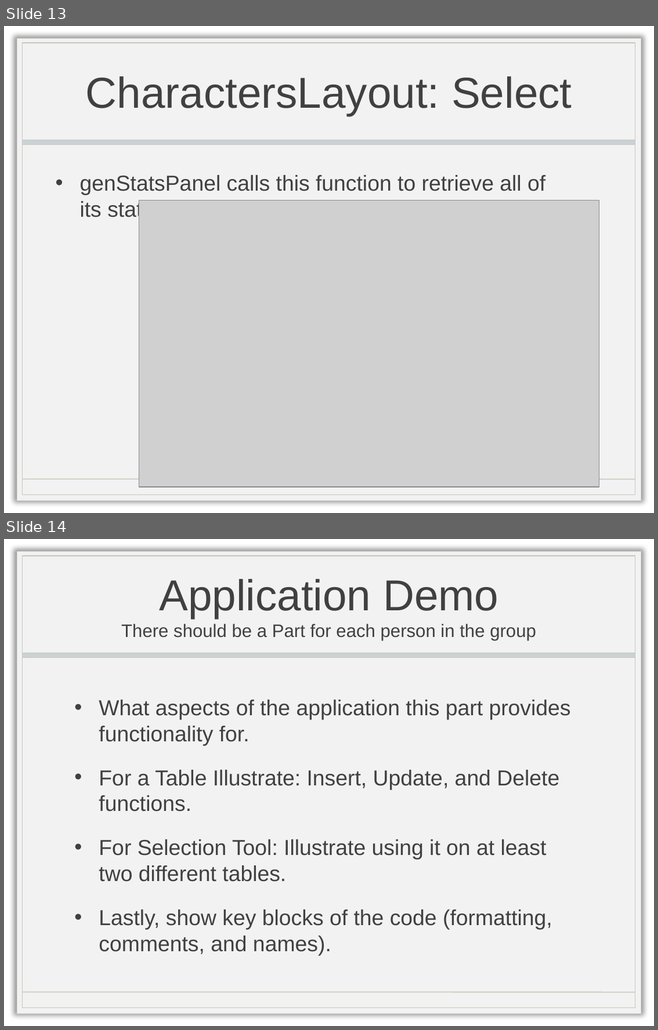
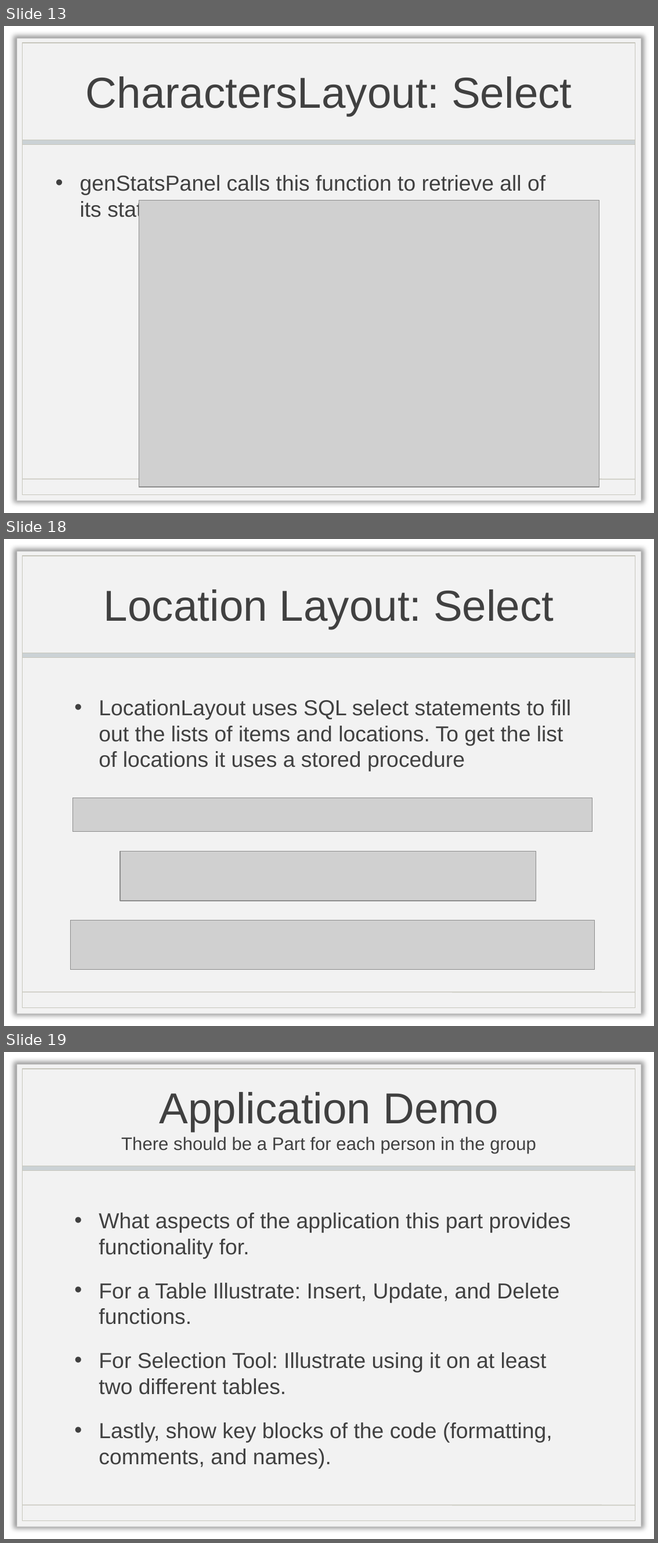
Before and after one commit to IsabellaBoone/Database-Visualizer, a slide deck: Presentation.pptx. Shown one above the other, each under a label of ours: slides 13 and 14 before the commit, slides 13, 18 and 19 after it; the slides between them are not shown. The pictures are 658x1030 and 658x1543 pixels, drawn with LibreOffice and Linux fonts; fonts in the diff are those of the drawing; grey boxes stand for pictures; background and template pictures are left out. Boxes give left, top, right and bottom in pixels: in the first picture for what was removed or moved away, otherwise in the second. Text is boxed around its words. In the diff, an @@ line names an element or a change of style, - is before the commit and + after.

```diff
--- a/Presentation.pptx
+++ b/Presentation.pptx
@@ slide 18 added at <box>4,539,654,1026</box>, background picture (left out); not listed: 4 template elements that a slide beside it also shows @@
@@ title added at <box>104,589,553,629</box>, 48 pt, text #404040 @@
+Location Layout: Select
@@ text added at <box>99,700,571,772</box>, 24 pt, text #404040 @@
+• LocationLayout uses SQL select statements to fill out the lists of items and locations. To get the list of locations it uses a stored procedure
@@ picture added at <box>73,798,593,832</box> @@
@@ picture added at <box>120,852,536,901</box> @@
@@ picture added at <box>70,920,594,970</box> @@
@@ what was slide 14 is now slide 19 @@
```
Also in this commit, not shown: 4 other slides added.
